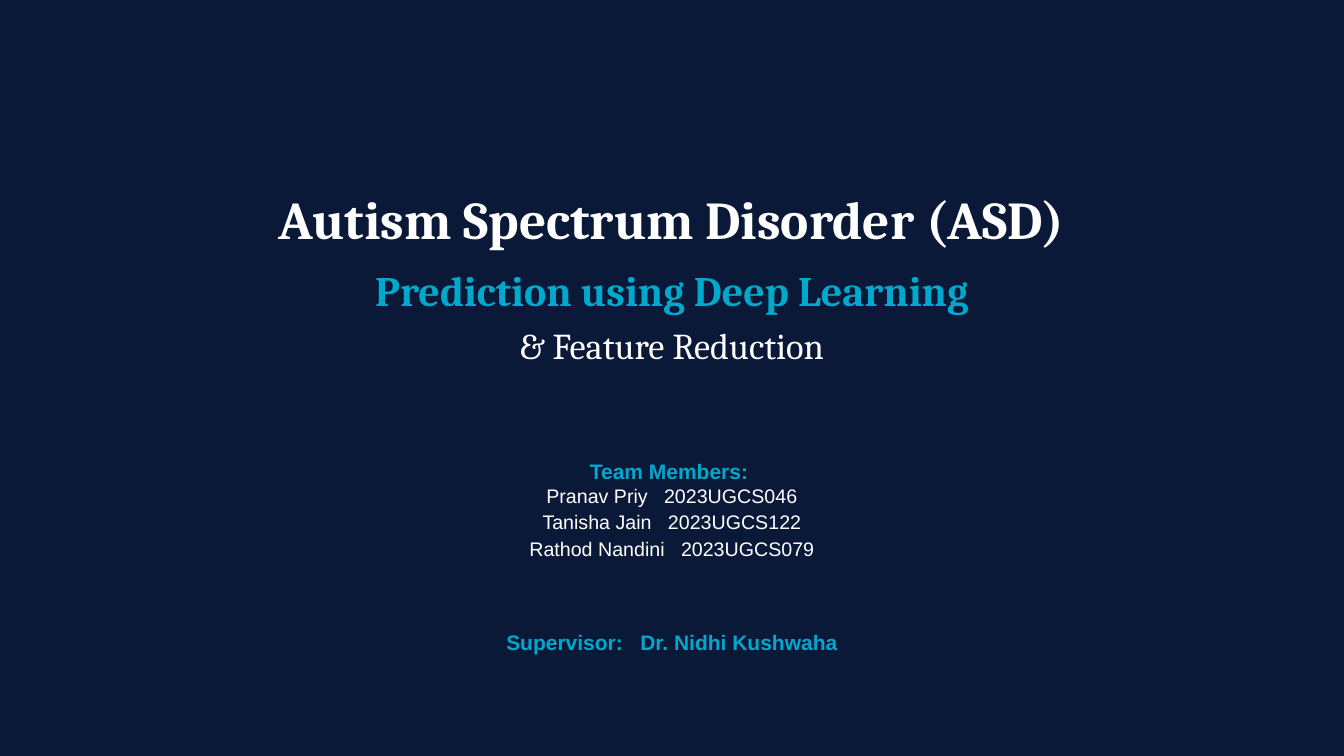
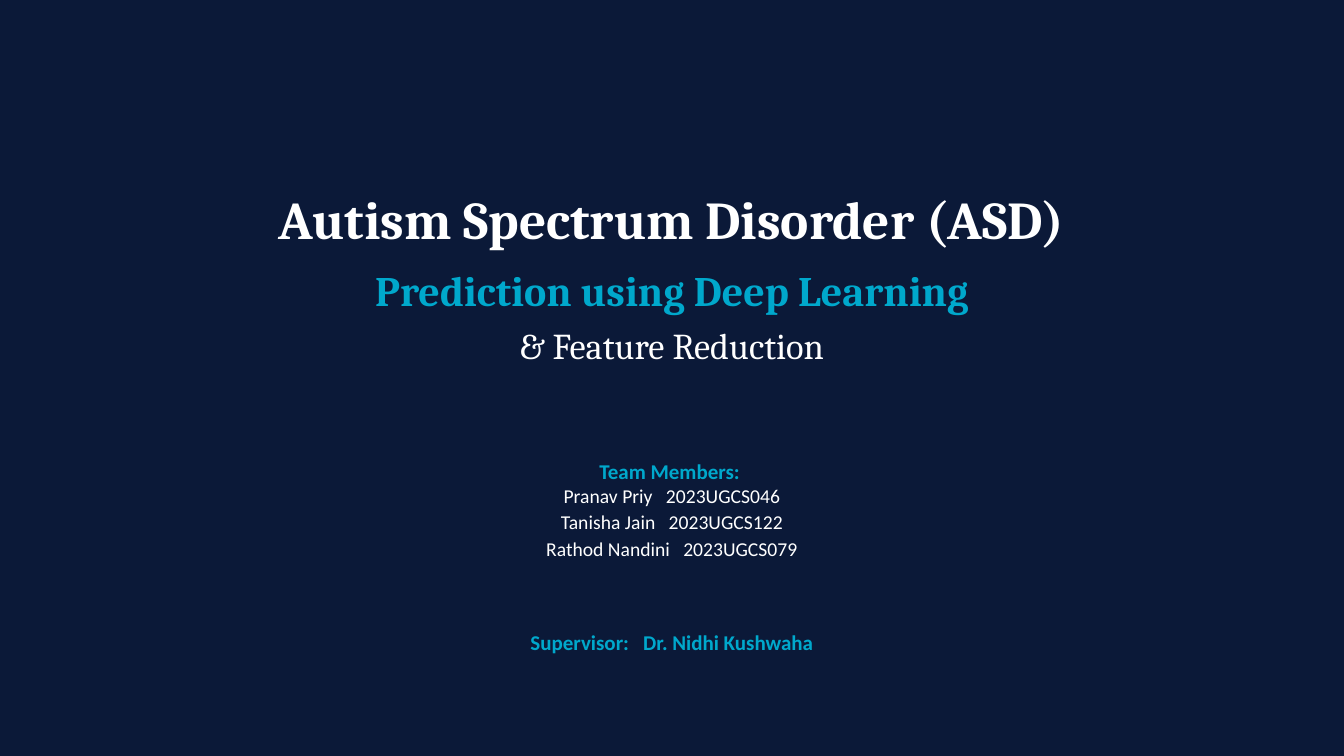
Before and after one commit to nandini-rathod/eyetrace-ai, a slide deck: slide 1 of ASD_EyeTracking_Presentation.pptx. Drawn at 1344x756 pixels with LibreOffice and Linux fonts; fonts in the diff are those of the drawing. Boxes give left, top, right and bottom in pixels: in the first picture for what was removed or moved away, otherwise in the second. Text is boxed around its words. In the diff, an @@ line names an element or a change of style, - is before the commit and + after.

```diff
--- a/ASD_EyeTracking_Presentation.pptx
+++ b/ASD_EyeTracking_Presentation.pptx
@@ text "Team Members:" at [546, 464, 797, 556]: font Arial to Calibri @@
@@ text "Supervisor: Dr. Nidhi Kushwaha" at [530, 635, 813, 654]: font Arial to Calibri @@
```
Also in this commit, not shown: 1 other slide changed, 2 slides added, 2 slides removed, 5 other files.
